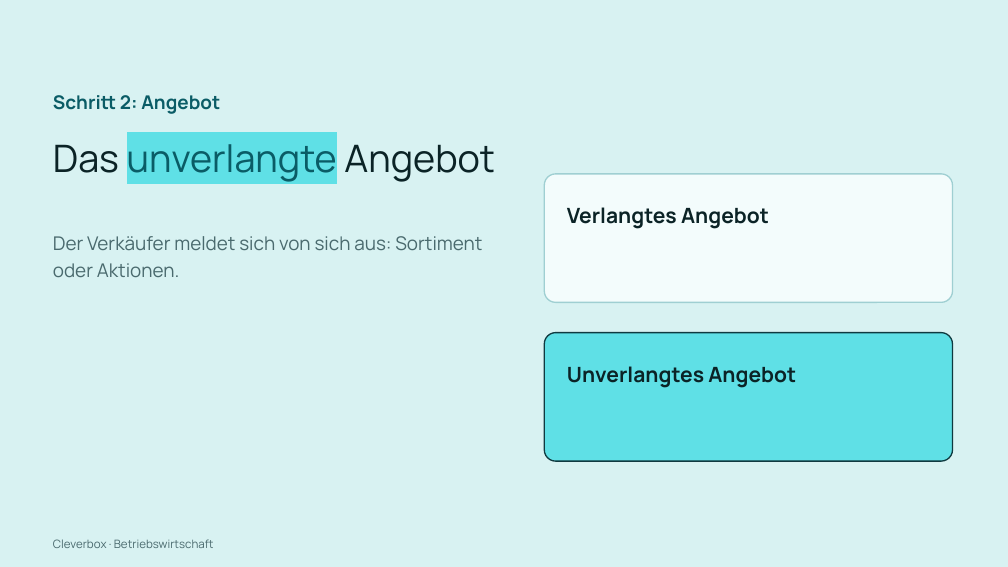
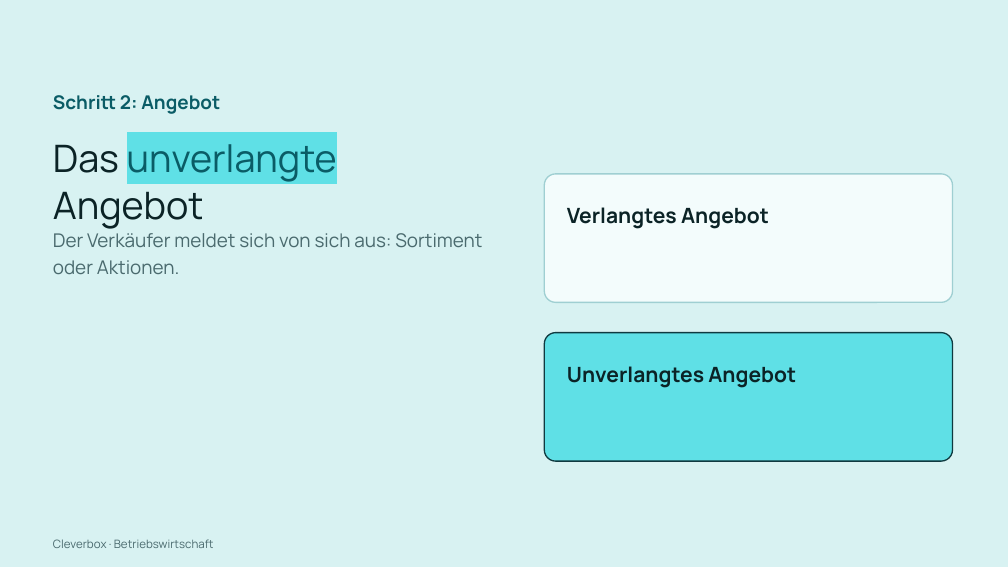
Before and after one commit to arminheske/claudecloud, a slide deck: slide 32 of videoslides/cleverbox-abwicklung-kauf-slides.pptx. Drawn at 1008x567 pixels with LibreOffice and Linux fonts; fonts in the diff are those of the drawing. Boxes give left, top, right and bottom in pixels: in the first picture for what was removed or moved away, otherwise in the second. Text is boxed around its words. In the diff, an @@ line names an element or a change of style, - is before the commit and + after.

```diff
--- a/videoslides/cleverbox-abwicklung-kauf-slides.pptx
+++ b/videoslides/cleverbox-abwicklung-kauf-slides.pptx
@@ text at [53,144,337,229]: text changed @@
-Das unverlangte Angebot
+Das unverlangte
+Angebot
```
Also in this commit, not shown: 60 other slides changed, 1 other file.
